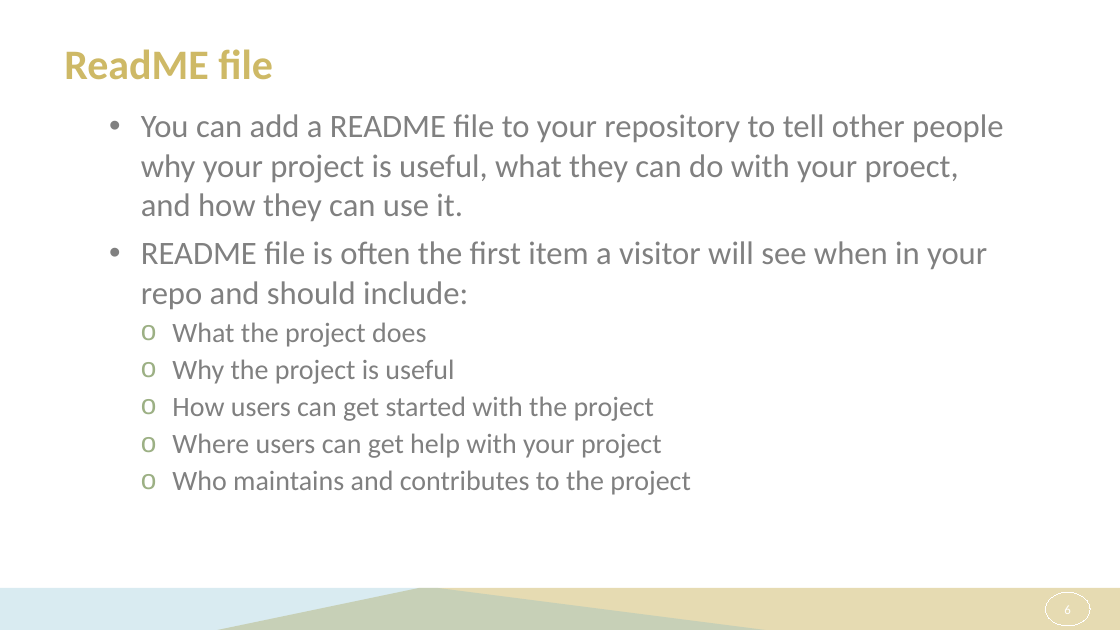
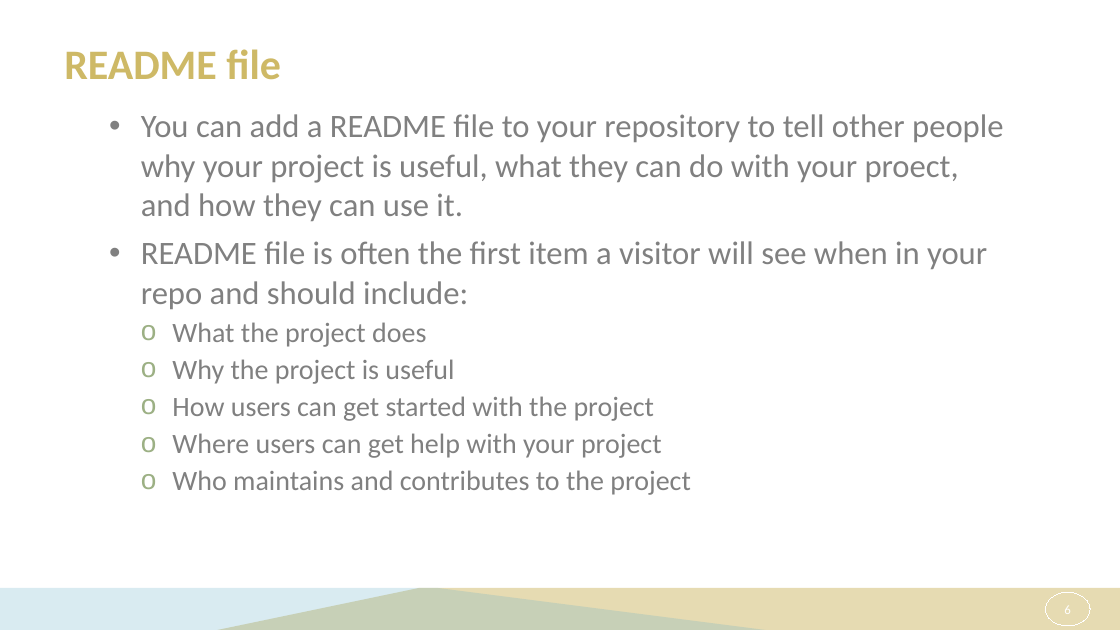
Before and after one commit to ICPI/DIV, a slide deck: slide 6 of Presentations/GibHub for Project Management_FINAL.pptx. Drawn at 1120x630 pixels with LibreOffice and Linux fonts; fonts in the diff are those of the drawing; background and template pictures are left out. Boxes give left, top, right and bottom in pixels: in the first picture for what was removed or moved away, otherwise in the second. Text is boxed around its words. In the diff, an @@ line names an element or a change of style, - is before the commit and + after.

```diff
--- a/Presentations/GibHub for Project Management_FINAL.pptx
+++ b/Presentations/GibHub for Project Management_FINAL.pptx
@@ title at box(64, 49, 281, 80): text changed @@
-ReadME file
+README file
```
Also in this commit, not shown: 1 other slide changed.
